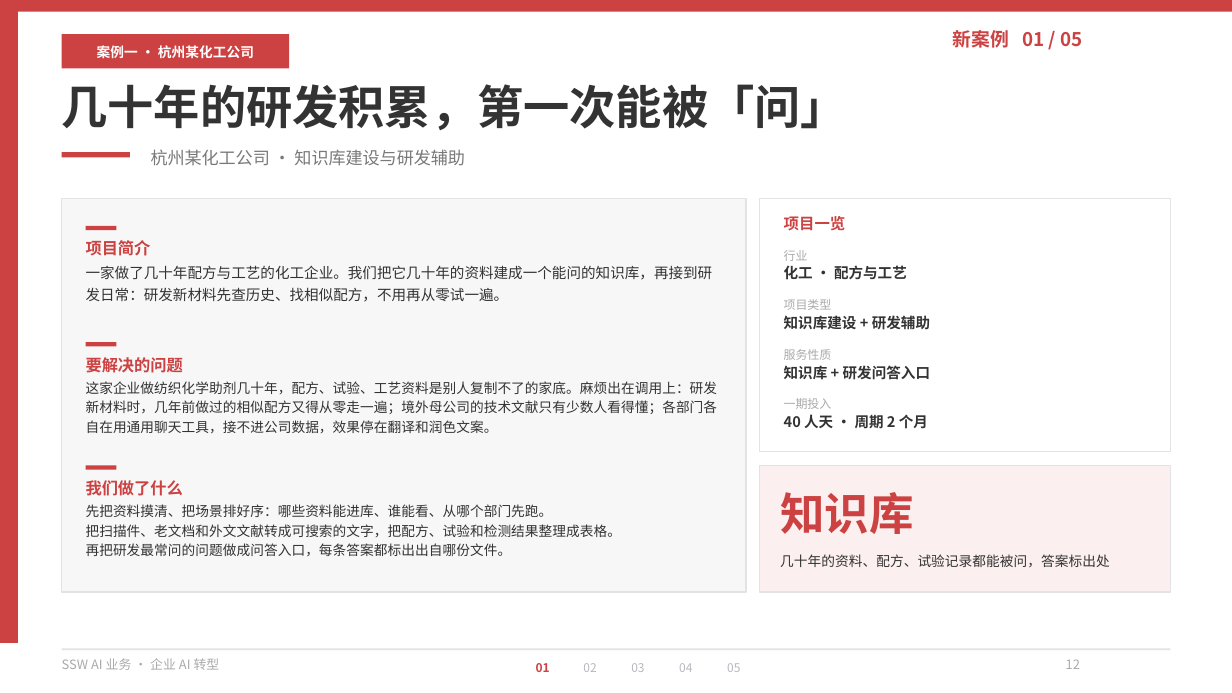
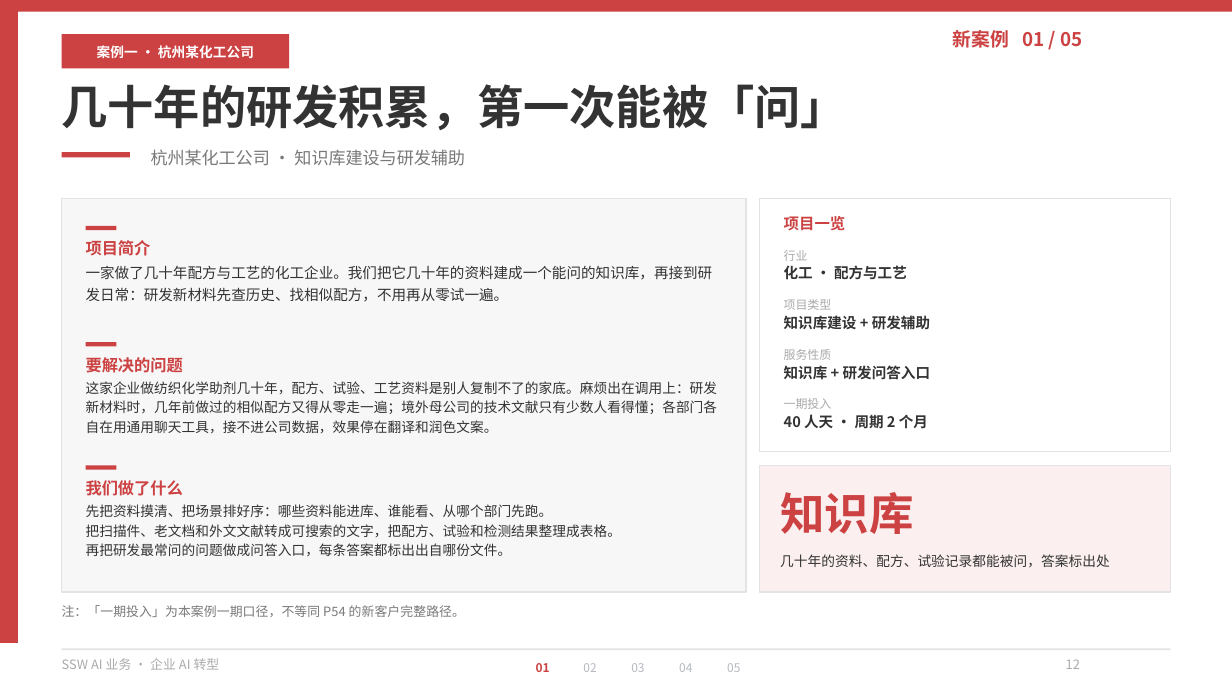
Before and after one commit to hveraus/ssw-business, a slide deck: slide 12 of SSW AI 业务_v2/SSW AI 业务_v3.pptx. Drawn at 1232x693 pixels with LibreOffice and Linux fonts; fonts in the diff are those of the drawing. Boxes give left, top, right and bottom in pixels: in the first picture for what was removed or moved away, otherwise in the second. Text is boxed around its words. In the diff, an @@ line names an element or a change of style, - is before the commit and + after.

Commit message:
第一步：统一收费与安全口径
- P40：去掉代采/代管代付/垫资口径，改为费用直结 + 按驻场人天协助
- P41：带宽费改为付给线路服务商（第三方直付）
- P09：「代采主流模型」改为「模型选型与采购协助」
- P33/P56：删除「标准功能不重复收取软件授权费」，统一为按驻场人天计费
- P59：「都可以写进合同」收敛为「支持写入合同条款与验收清单，以合同约定为准」；「数据不外流」改为「数据去向可确认」
- P47–P49：落地支持加资格边界（不提供绕过地区限制的方案）
- P12：加一期口径桥接注（不等同 P54 完整路径）
- P54：周期注释同步（单场景 2–4 个月 / 供应链约半年 / 完整路径 5–9 个月）

```diff
--- a/SSW AI 业务_v2/SSW AI 业务_v3.pptx
+++ b/SSW AI 业务_v2/SSW AI 业务_v3.pptx
@@ text added at (62, 605, 465, 617), 7.5 pt, text #797979 @@
+注：「一期投入」为本案例一期口径，不等同 P54 的新客户完整路径。
```
Also in this commit, not shown: 10 other slides changed, 1 other file.
